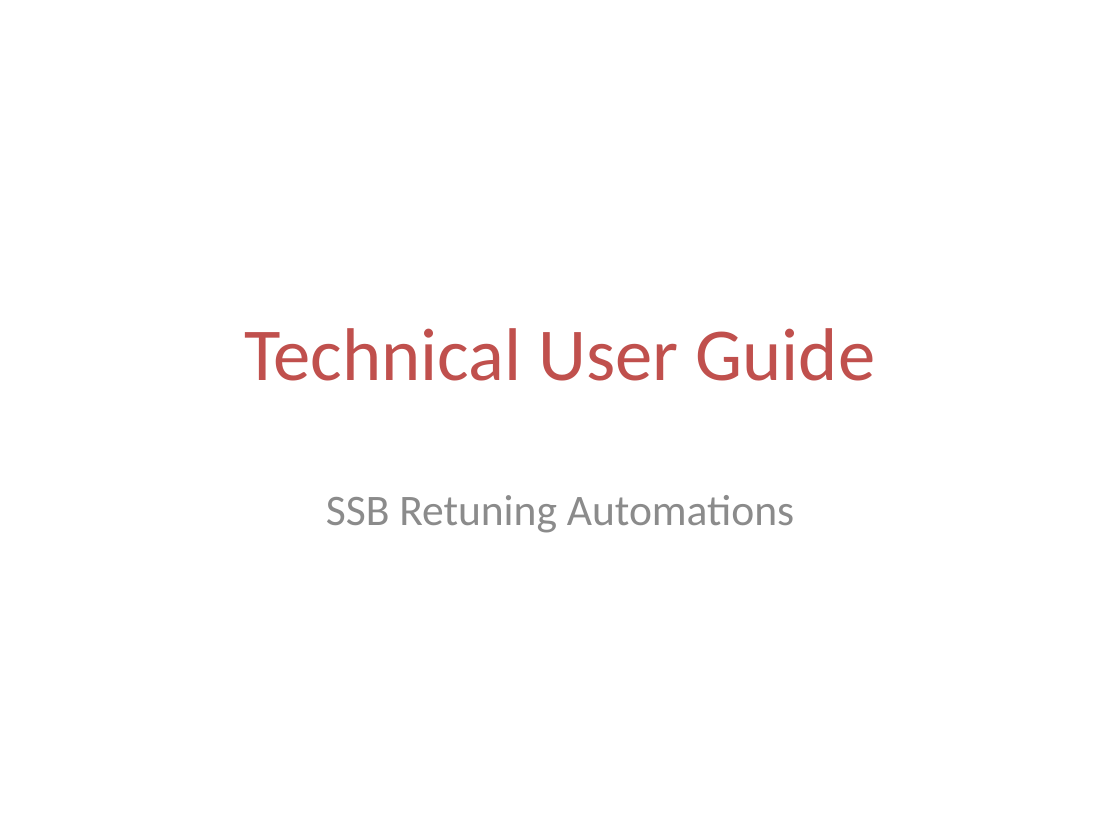
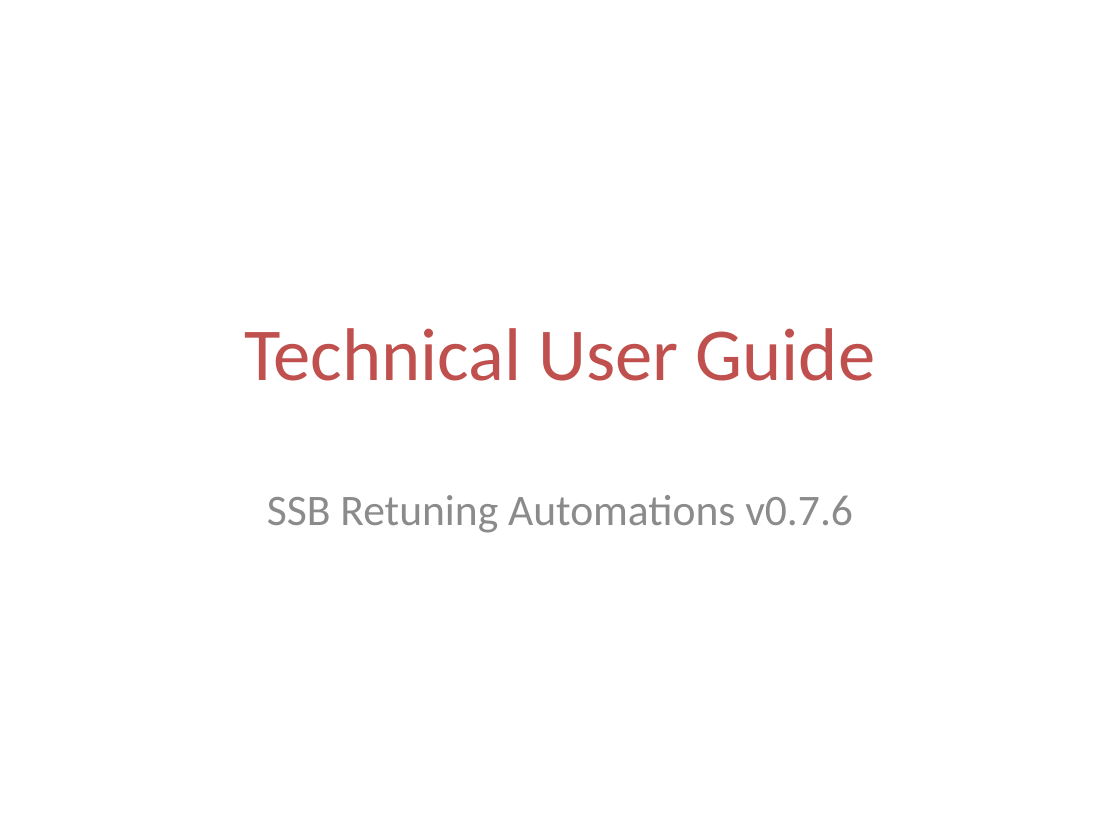
Before and after one commit to jaimetur/SSB_RetuningAutomations, a slide deck: slide 1 of help/User-Guide-SSB-Retuning-Automations-v0.7.6.pptx. Drawn at 1120x840 pixels with LibreOffice and Linux fonts; fonts in the diff are those of the drawing. Boxes give left, top, right and bottom in pixels: in the first picture for what was removed or moved away, otherwise in the second. Text is boxed around its words. In the diff, an @@ line names an element or a change of style, - is before the commit and + after.

Commit message:
- Enhanced the script to generate user guide from Markdown files to support images and links. - Updated Documentation to include `SSB Retuning Automations - Interfaces` section into the User Guide. - Adjusted PPT image layouts and placeholders by section.

```diff
--- a/help/User-Guide-SSB-Retuning-Automations-v0.7.6.pptx
+++ b/help/User-Guide-SSB-Retuning-Automations-v0.7.6.pptx
@@ subtitle at (267, 495, 853, 533): text changed @@
-SSB Retuning Automations
+SSB Retuning Automations v0.7.6
```
Also in this commit, not shown: 54 other slides changed, 7 slides added, 6 slides removed, 7 other files.
